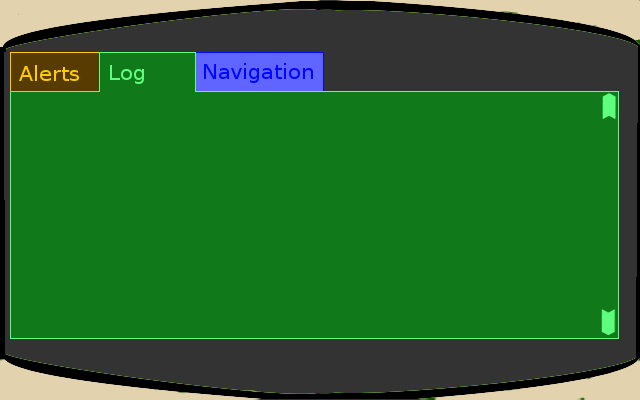
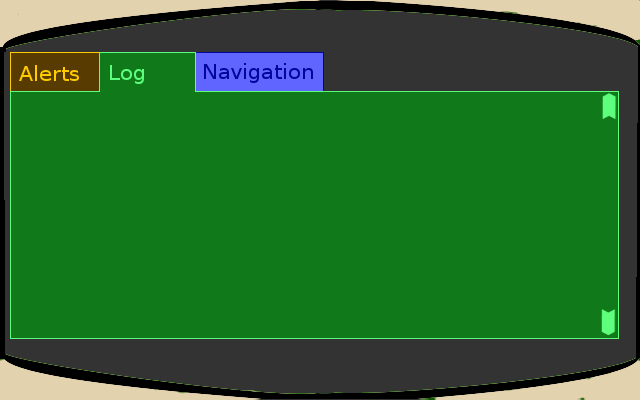
Revision of a layered 640 x 400 image; what changed, layer by layer:
painted on "Navigation" over bbox(204, 63, 313, 83)
painted on "Background" over bbox(196, 52, 324, 91)
